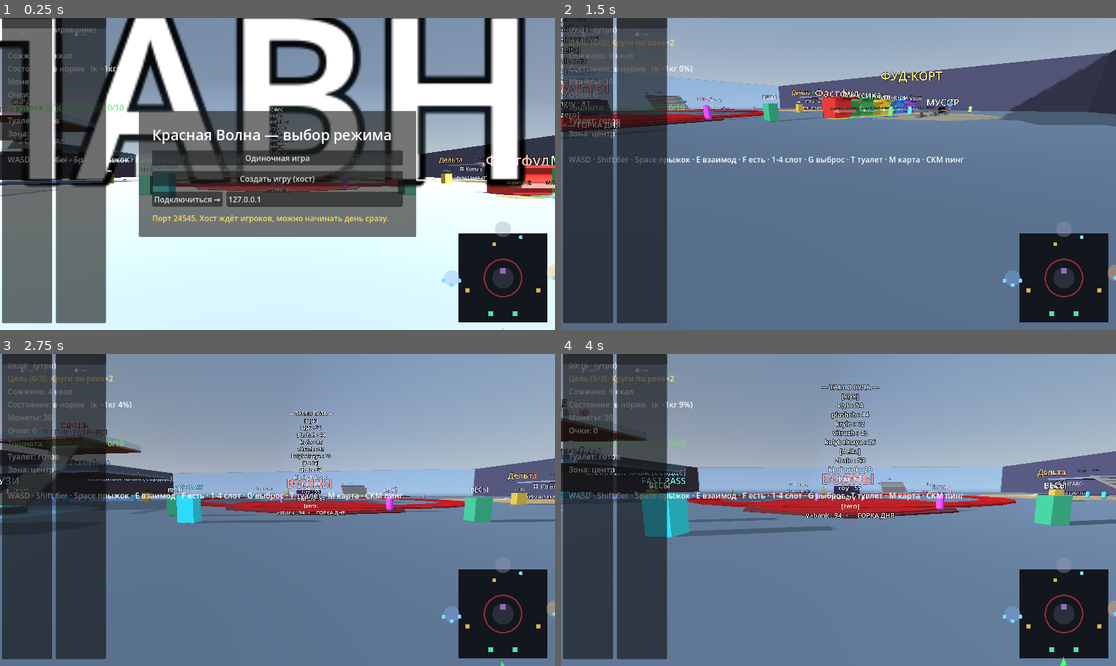
Above: before the commit, frames 1-4 (two rows, left to right).
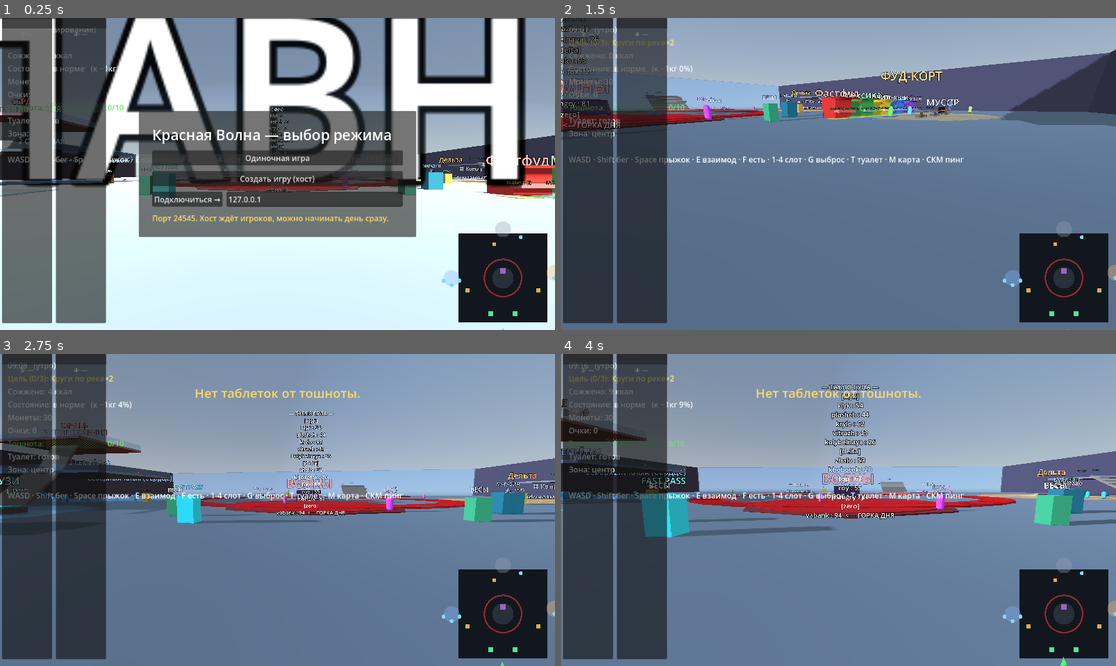
Above: after the commit, the same moments.

Repository: evangelipeep/Red-Wave
Game: Godot game, scene res://world/ParkGreybox.tscn
Same seed, same stepped clock (60 frames per second), same inputs: the game is played once before the commit and once after it. The project has no main scene, so this scene is started directly.
Inputs (mouse positions are in pixels of both pictures, inside the frame that each line leads up to):
- Up to frame 1 (0.25 s): no input
- Up to frame 2 (1.5 s): click "Одиночная игра" at 0.5 s; tap Enter (ui_accept) at 1.25 s; drag from (1066, 276) to (894, 105) at 1.27 s
- Up to frame 3 (2.75 s): move the mouse to (249, 510) at 2.02 s; hold W (move_forward) from 2.03 s (still down); right-click (249, 510) at 2.1 s; click (249, 510) at 2.17 s; tap Space (jump) at 2.27 s; tap H (use_pill, bound only after the commit) at 2.3 s
- Up to frame 4 (4 s): keep holding W (move_forward); move the mouse to (849, 503) at 2.77 s; hold H (use_pill, bound only after the commit) 2.78-3.53 s; click (849, 503) at 2.92 s; tap E (interact) at 3.05 s; move the mouse to (832, 516) at 3.52 s; tap F (eat_food) at 3.6 s; click (832, 516) at 3.67 s; tap Space (jump) at 3.77 s; right-click (832, 516) at 3.8 s

The runs differ from the first frame. In frame 1, 0.2% of the frame differs, in the area x 74-80%, y 46-56%; in frame 2, 0.2%; in frame 3, 0.8%, in the area x 35-100%, y 10-52%; in frame 4, 0.7%.

Commit message:
feat(items): магазин — таблетки от тошноты и пистолет-отталкиватель
ItemShopPOI у входа на фуд-корт + ItemShopOverlay (купить таблетку/
пистолет за монеты). Таблетка (H) — тошнота в 0. Пистолет (ПКМ) толкает
в конусе перед собой: NPC локально (apply_knock у NPCAgent/Visitor/
FoodPatron/Cleaner, группа knockable) и других игроков по сети
(CoopManager.push_players → rpc_id → _recv_knock у их клиента).
PlayerController: knockback-импульс, ввод H/ПКМ, _fire_gun (динамические
вызовы через .call/untyped — без конфликта резолва). HUD: таблетки/
пистолет. RunState: pills/has_gun + buy/use. Проверено: толчок NPC 4.65 м,
таблетка снимает тошноту.

Co-Authored-By: Claude Opus 4.8 <noreply@anthropic.com>

Diff:
--- a/autoload/GameConstants.gd
+++ b/autoload/GameConstants.gd
@@ -51,6 +51,14 @@
 const THRIFT_DIV: int = 2
 const THRIFT_CAP: int = 5
 
+# --- Предметы (магазин) ---
+const PILL_COST: int = 3        # таблетка от тошноты (тошнота → 0)
+const GUN_COST: int = 8         # пистолет-отталкиватель (разово)
+const GUN_RANGE: float = 9.0    # дальность толчка
+const GUN_CONE: float = 0.45    # ширина конуса (dot-порог)
+const GUN_FORCE: float = 14.0   # сила отталкивания
+const GUN_CD: float = 0.8       # перезарядка
+
 # --- Квесты ---
 const D_TARGET: float = 14.0
 const D_TOL: float = 2.0
--- a/autoload/RunState.gd
+++ b/autoload/RunState.gd
@@ -31,6 +31,10 @@
 var selected_slot: int = -1           # активный слот подноса (для еды/рук/выброса)
 
 const MAX_TRAYS := 4
+
+# --- Предметы ---
+var pills: int = 0                    # таблетки от тошноты
+var has_gun: bool = false             # куплен пистолет-отталкиватель
 var _legit_rides_since_block: int = 0
 var _zones_visited: Dictionary = {}  # для бонуса «первопроходец зоны»
 var _dizzy_decay_accum: float = 0.0
@@ -67,6 +71,8 @@
 	pending_orders.clear()
 	trays.clear()
 	selected_slot = -1
+	pills = 0
+	has_gun = false
 	_legit_rides_since_block = 0
 	_zones_visited.clear()
 	EventBus.dizziness_changed.emit(Net.local_id(), dizziness)
@@ -282,3 +288,36 @@
 		selected_slot = -1
 	else:
 		selected_slot = clampi(selected_slot, 0, trays.size() - 1)
+
+# --- Предметы: таблетки и пистолет (магазин ItemShopPOI). ---
+func buy_pill() -> bool:
+	if coins < GameConstants.PILL_COST:
+		EventBus.toast.emit("Не хватает монет на таблетку (нужно %d)." % GameConstants.PILL_COST)
+		return false
+	coins -= GameConstants.PILL_COST
+	pills += 1
+	EventBus.toast.emit("Куплена таблетка от тошноты (всего %d)." % pills)
+	return true
+
+func buy_gun() -> bool:
+	if has_gun:
+		EventBus.toast.emit("Пистолет уже куплен.")
+		return false
+	if coins < GameConstants.GUN_COST:
+		EventBus.toast.emit("Не хватает монет на пистолет (нужно %d)." % GameConstants.GUN_COST)
+		return false
+	coins -= GameConstants.GUN_COST
+	has_gun = true
+	EventBus.toast.emit("Куплен пистолет-отталкиватель! ПКМ — толкать.")
+	return true
+
+func use_pill() -> bool:
+	if pills <= 0:
+		EventBus.toast.emit("Нет таблеток от тошноты.")
+		return false
+	pills -= 1
+	dizziness = 0
+	dizziness_peak = maxi(dizziness_peak, 0)
+	EventBus.dizziness_changed.emit(Net.local_id(), 0)
+	EventBus.toast.emit("Таблетка: тошнота снята! (таблеток: %d)" % pills)
+	return true
--- a/player/PlayerController.gd
+++ b/player/PlayerController.gd
@@ -50,6 +50,8 @@
 var _map_open: bool = false # открыта карта M — управление заморожено (без паузы мира)
 var _ui_modal: bool = false # открыто модальное окно (меню лавки/диалог) — заморозка
 var _ping_cd: float = 0.0   # кулдаун пинга
+var _gun_cd: float = 0.0    # кулдаун пистолета
+var _knock: Vector3 = Vector3.ZERO   # импульс отталкивания (от пистолета)
 
 # Палитра цветов игроков для пингов/меток (MARKER_COLORS = 4).
 const PING_COLORS := [
@@ -141,6 +143,10 @@
 		_interact()
 	elif event.is_action_pressed("throw_food"):
 		_throw_food()
+	elif event.is_action_pressed("use_pill"):
+		RunState.use_pill()
+	elif event.is_action_pressed("fire_gun"):
+		_fire_gun()
 	elif event.is_action_pressed("toilet"):
 		if not WeightSystem.toilet():
 			EventBus.toast.emit("Туалет недоступен — раз в 3 часа (ещё %.1f ч)"
@@ -148,6 +154,37 @@
 	elif event.is_action_pressed("ping"):
 		_do_ping()
 
+# Пистолет-отталкиватель: толкает NPC (локально) и других игроков (по сети) перед собой.
+func _fire_gun() -> void:
+	if not RunState.has_gun or _gun_cd > 0.0:
+		return
+	_gun_cd = GameConstants.GUN_CD
+	var origin := global_position
+	var dir := -_cam.global_transform.basis.z
+	dir.y = 0.0
+	if dir.length() < 0.01:
+		return
+	dir = dir.normalized()
+	for n in get_tree().get_nodes_in_group("knockable"):
+		var body: Node3D = n
+		if body == self:
+			continue
+		var to := body.global_position - origin
+		to.y = 0.0
+		var d := to.length()
+		if d > GameConstants.GUN_RANGE or d < 0.1:
+			continue
+		if dir.dot(to / d) < GameConstants.GUN_CONE:
+			continue
+		body.call("apply_knock", to.normalized() * GameConstants.GUN_FORCE + Vector3(0, 5, 0))
+	var coop = get_tree().get_first_node_in_group("coop")   # untyped → динамический вызов
+	if coop != null:
+		coop.push_players(origin, dir, GameConstants.GUN_RANGE, GameConstants.GUN_CONE, GameConstants.GUN_FORCE)
+
+# Получить толчок (от чужого пистолета по сети или локально).
+func apply_knock(v: Vector3) -> void:
+	_knock = v
+
 # Взаимодействие (E): заказать/забрать у лавки, подобрать выброшенную еду.
 # Логику лавок/еды подключит этап 3 (StallPOI/выброшенная еда сами слушают присутствие).
 func _interact() -> void:
@@ -162,10 +199,19 @@
 func _physics_process(delta: float) -> void:
 	if _ping_cd > 0.0:
 		_ping_cd -= delta
+	if _gun_cd > 0.0:
+		_gun_cd -= delta
 	if not _active or _map_open or _ui_modal:
 		return          # планирование/карта/меню — игрок заморожен (мир продолжает идти)
 	if riding:
 		return          # позицию задаёт SlideRail через ride_to()
+	if _knock.length() > 0.3:   # отбрасывание пистолетом
+		velocity = _knock
+		if not is_on_floor():
+			velocity.y -= _gravity * delta
+		move_and_slide()
+		_knock = _knock.move_toward(Vector3.ZERO, delta * 18.0)
+		return
 	if swimming:
 		_swim(delta)
 	else:
@@ -370,9 +416,11 @@
 	_add_key("inv_2", KEY_2)
 	_add_key("inv_3", KEY_3)
 	_add_key("inv_4", KEY_4)
+	_add_key("use_pill", KEY_H)       # таблетка от тошноты
 	_add_key("toilet", KEY_T)
 	_add_key("map", KEY_M)
 	_add_mouse("ping", MOUSE_BUTTON_MIDDLE)
+	_add_mouse("fire_gun", MOUSE_BUTTON_RIGHT)   # пистолет-отталкиватель
 
 func _add_mouse(action: String, button: MouseButton) -> void:
 	if not InputMap.has_action(action):
--- a/systems/net/CoopManager.gd
+++ b/systems/net/CoopManager.gd
@@ -172,3 +172,24 @@
 	if _avatars.has(id):
 		(_avatars[id] as Node).queue_free()
 		_avatars.erase(id)
+
+# --- Пистолет: толкнуть других игроков (по их аватарам шлём импульс их клиентам). ---
+func push_players(origin: Vector3, dir: Vector3, reach: float, cone: float, force: float) -> void:
+	if not Net.is_online():
+		return
+	for id in _avatars:
+		var av := _avatars[id] as Node3D
+		var to := av.global_position - origin
+		to.y = 0.0
+		var d := to.length()
+		if d > reach or d < 0.1:
+			continue
+		if dir.dot(to / d) < cone:
+			continue
+		rpc_id(int(id), "_recv_knock", to.normalized() * force + Vector3(0, 5, 0))
+
+@rpc("any_peer", "reliable", "call_remote")
+func _recv_knock(impulse: Vector3) -> void:
+	var p = get_tree().get_first_node_in_group("player")   # untyped → динамический вызов
+	if p != null:
+		p.apply_knock(impulse)
--- a/systems/npc/Cleaner.gd
+++ b/systems/npc/Cleaner.gd
@@ -13,9 +13,14 @@
 var _stuck_t: float = 0.0
 var _grav: float = ProjectSettings.get_setting("physics/3d/default_gravity", 18.0)
 var _nav: NavigationAgent3D
+var _knock: Vector3 = Vector3.ZERO
+
+func apply_knock(v: Vector3) -> void:
+	_knock = v
 
 func _ready() -> void:
 	add_to_group("cleaner")
+	add_to_group("knockable")
 	var cap := CapsuleShape3D.new()
 	cap.radius = 0.34
 	cap.height = 1.7
@@ -48,6 +53,12 @@
 	add_child(_nav)
 
 func _physics_process(delta: float) -> void:
+	if _knock.length() > 0.3:
+		velocity = _knock
+		velocity.y = (velocity.y - _grav * delta) if not is_on_floor() else 0.0
+		move_and_slide()
+		_knock = _knock.move_toward(Vector3.ZERO, delta * 18.0)
+		return
 	if _home == Vector3.ZERO:
 		_home = _find_home()
 	if _target == null or not is_instance_valid(_target):
--- a/systems/npc/FoodPatron.gd
+++ b/systems/npc/FoodPatron.gd
@@ -19,9 +19,14 @@
 var _stuck_t: float = 0.0
 var _grav: float = ProjectSettings.get_setting("physics/3d/default_gravity", 18.0)
 var _nav: NavigationAgent3D
+var _knock: Vector3 = Vector3.ZERO
+
+func apply_knock(v: Vector3) -> void:
+	_knock = v
 
 func _ready() -> void:
 	add_to_group("food_patron")
+	add_to_group("knockable")
 	var cap := CapsuleShape3D.new()
 	cap.radius = 0.32
 	cap.height = 1.6
@@ -56,6 +61,12 @@
 	_stuck_t = 0.0
 
 func _physics_process(delta: float) -> void:
+	if _knock.length() > 0.3:
+		velocity = _knock
+		velocity.y = (velocity.y - _grav * delta) if not is_on_floor() else 0.0
+		move_and_slide()
+		_knock = _knock.move_toward(Vector3.ZERO, delta * 18.0)
+		return
 	if stall == null or not is_instance_valid(stall):
 		queue_free()
 		return
--- a/systems/npc/NPCAgent.gd
+++ b/systems/npc/NPCAgent.gd
@@ -25,8 +25,13 @@
 var _grav: float = ProjectSettings.get_setting("physics/3d/default_gravity", 18.0)
 var _col: CollisionShape3D
 var _nav: NavigationAgent3D
+var _knock: Vector3 = Vector3.ZERO
+
+func apply_knock(v: Vector3) -> void:
+	_knock = v
 
 func _ready() -> void:
+	add_to_group("knockable")
 	var cap := CapsuleShape3D.new()
 	cap.radius = 0.35
 	cap.height = 1.7
@@ -67,6 +72,12 @@
 		_: return Color(0.6, 0.9, 0.5)                 # расслабленный — зелёный
 
 func _physics_process(delta: float) -> void:
+	if _knock.length() > 0.3 and state != St.RIDING and state != St.EXIT:
+		velocity = _knock
+		velocity.y = (velocity.y - _grav * delta) if not is_on_floor() else 0.0
+		move_and_slide()
+		_knock = _knock.move_toward(Vector3.ZERO, delta * 18.0)
+		return
 	if slide == null:
 		return
 	match state:
--- a/systems/npc/Visitor.gd
+++ b/systems/npc/Visitor.gd
@@ -10,8 +10,13 @@
 var _stuck_t: float = 0.0
 var _grav: float = ProjectSettings.get_setting("physics/3d/default_gravity", 18.0)
 var _nav: NavigationAgent3D
+var _knock: Vector3 = Vector3.ZERO
+
+func apply_knock(v: Vector3) -> void:
+	_knock = v
 
 func _ready() -> void:
+	add_to_group("knockable")
 	var cap := CapsuleShape3D.new()
 	cap.radius = 0.35
 	cap.height = 1.7
@@ -46,6 +51,12 @@
 	_stuck_t = 0.0
 
 func _physics_process(delta: float) -> void:
+	if _knock.length() > 0.3:
+		velocity = _knock
+		velocity.y = (velocity.y - _grav * delta) if not is_on_floor() else 0.0
+		move_and_slide()
+		_knock = _knock.move_toward(Vector3.ZERO, delta * 18.0)
+		return
 	_nav.target_position = _target
 	var next := _nav.get_next_path_position()
 	var flat := Vector3(next.x - global_position.x, 0.0, next.z - global_position.z)
--- /dev/null
+++ b/systems/poi/ItemShopPOI.gd
@@ -0,0 +1,55 @@
+extends Area3D
+class_name ItemShopPOI
+## Магазин предметов: подойди, нажми E — откроется меню покупки
+## (таблетки от тошноты, пистолет-отталкиватель).
+
+var _inside: bool = false
+
+func _ready() -> void:
+	add_to_group("poi_itemshop")
+	var cs := CollisionShape3D.new()
+	var box := BoxShape3D.new()
+	box.size = Vector3(3.5, 3, 3.5)
+	cs.shape = box
+	cs.position = Vector3(0, 1.5, 0)
+	add_child(cs)
+	var kiosk := CSGBox3D.new()
+	kiosk.size = Vector3(2.0, 2.4, 1.6)
+	kiosk.position = Vector3(0, 1.2, 0)
+	kiosk.use_collision = true
+	kiosk.material = _mat(Color(0.2, 0.5, 0.55))
+	kiosk.add_to_group("navsource")
+	add_child(kiosk)
+	var label := Label3D.new()
+	label.text = "МАГАЗИН\n(E)"
+	label.billboard = BaseMaterial3D.BILLBOARD_ENABLED
+	label.font_size = 44
+	label.pixel_size = 0.012
+	label.outline_size = 10
+	label.modulate = Color(0.6, 0.9, 0.95)
+	label.position = Vector3(0, 3.0, 0)
+	add_child(label)
+	body_entered.connect(_on_enter)
+	body_exited.connect(_on_exit)
+	EventBus.interact_pressed.connect(_on_interact)
+
+func _on_enter(b: Node3D) -> void:
+	if b is PlayerController:
+		_inside = true
+		EventBus.toast.emit("Магазин: нажми E — таблетки и пистолет.")
+
+func _on_exit(b: Node3D) -> void:
+	if b is PlayerController:
+		_inside = false
+
+func _on_interact() -> void:
+	if not _inside:
+		return
+	var m = get_tree().get_first_node_in_group("item_shop_menu")
+	if m != null:
+		m.open()
+
+func _mat(c: Color) -> StandardMaterial3D:
+	var m := StandardMaterial3D.new()
+	m.albedo_color = c
+	return m
--- a/ui/HUD.gd
+++ b/ui/HUD.gd
@@ -23,6 +23,7 @@
 var _slots: Array = []        # [{panel, swatch, label}] ×4
 var _buzz: Array = []         # [{chip, dot, label}] ×5
 var _buffs_label: Label
+var _items_label: Label
 
 func _ready() -> void:
 	_toast.text = ""
@@ -175,6 +176,11 @@
 	_buffs_label.modulate = Color(0.6, 1.0, 0.8)
 	$VBox.add_child(_buffs_label)
 
+	_items_label = Label.new()
+	_items_label.add_theme_font_size_override("font_size", 15)
+	_items_label.modulate = Color(0.7, 0.9, 1.0)
+	$VBox.add_child(_items_label)
+
 func _update_food_ui() -> void:
 	for i in 4:
 		var s: Dictionary = _slots[i]
@@ -207,6 +213,11 @@
 		parts.append(_buff_ru(e))
 	_buffs_label.text = ("Эффекты: " + ", ".join(parts)) if not parts.is_empty() else ""
 
+	var gun := "пистолет (ПКМ)" if RunState.has_gun else ""
+	var pill := "таблетки: %d (H)" % RunState.pills if RunState.pills > 0 else ""
+	var items := " · ".join(([pill, gun] as Array).filter(func(s): return s != ""))
+	_items_label.text = ("Предметы: " + items) if items != "" else ""
+
 func _buff_ru(e: Dictionary) -> String:
 	var names := {
 		"caffeine": "Кофеин ×2", "heavy": "Тяжесть ×0.8",
--- /dev/null
+++ b/ui/ItemShopOverlay.gd
@@ -0,0 +1,77 @@
+extends CanvasLayer
+## Меню магазина предметов: купить таблетку от тошноты / пистолет-отталкиватель.
+## Замораживает игрока (ui_modal). Открывает ItemShopPOI._on_interact.
+
+func _ready() -> void:
+	add_to_group("item_shop_menu")
+	visible = false
+
+func open() -> void:
+	_build()
+	visible = true
+	EventBus.ui_modal.emit(true)
+	Input.mouse_mode = Input.MOUSE_MODE_VISIBLE
+
+func _close() -> void:
+	visible = false
+	EventBus.ui_modal.emit(false)
+	Input.mouse_mode = Input.MOUSE_MODE_CAPTURED
+
+func _unhandled_input(event: InputEvent) -> void:
+	if visible and event.is_action_pressed("ui_cancel"):
+		_close()
+		get_viewport().set_input_as_handled()
+
+func _build() -> void:
+	for c in get_children():
+		remove_child(c)
+		c.queue_free()
+	var center := CenterContainer.new()
+	center.set_anchors_preset(Control.PRESET_FULL_RECT)
+	add_child(center)
+	var panel := PanelContainer.new()
+	center.add_child(panel)
+	var margin := MarginContainer.new()
+	for side in ["left", "top", "right", "bottom"]:
+		margin.add_theme_constant_override("margin_" + side, 26)
+	panel.add_child(margin)
+	var v := VBoxContainer.new()
+	v.custom_minimum_size = Vector2(460, 0)
+	v.add_theme_constant_override("separation", 10)
+	margin.add_child(v)
+
+	var title := Label.new()
+	title.add_theme_font_size_override("font_size", 28)
+	title.modulate = Color(0.6, 0.9, 0.95)
+	title.text = "Магазин предметов"
+	v.add_child(title)
+
+	var status := Label.new()
+	status.modulate = Color(1, 0.9, 0.4)
+	status.text = "Монеты: %d   ·   Таблетки: %d   ·   Пистолет: %s" % [
+		RunState.coins, RunState.pills, ("есть" if RunState.has_gun else "нет")]
+	v.add_child(status)
+
+	var b_pill := Button.new()
+	b_pill.text = "Таблетка от тошноты (%d мон.) — снимает тошноту в 0" % GameConstants.PILL_COST
+	b_pill.pressed.connect(_buy_pill)
+	v.add_child(b_pill)
+
+	var b_gun := Button.new()
+	b_gun.text = "Пистолет-отталкиватель (%d мон.) — толкать игроков/NPC (ПКМ)" % GameConstants.GUN_COST
+	b_gun.disabled = RunState.has_gun
+	b_gun.pressed.connect(_buy_gun)
+	v.add_child(b_gun)
+
+	var b_close := Button.new()
+	b_close.text = "Закрыть (Esc)"
+	b_close.pressed.connect(_close)
+	v.add_child(b_close)
+
+func _buy_pill() -> void:
+	RunState.buy_pill()
+	_build()
+
+func _buy_gun() -> void:
+	RunState.buy_gun()
+	_build()
--- /dev/null
+++ b/ui/ItemShopOverlay.tscn
@@ -0,0 +1,7 @@
+[gd_scene load_steps=2 format=3 uid="uid://drwitemshop001"]
+
+[ext_resource type="Script" path="res://ui/ItemShopOverlay.gd" id="1"]
+
+[node name="ItemShopOverlay" type="CanvasLayer"]
+layer = 6
+script = ExtResource("1")
--- a/world/ParkBuilder.gd
+++ b/world/ParkBuilder.gd
@@ -66,6 +66,9 @@
 	_build_theater(Vector3(0, 0, -8))
 	_build_food_court()
 	_build_spa()
+	var itemshop := ItemShopPOI.new()
+	itemshop.position = Vector3(22, 0, 33)   # у входа на фуд-корт
+	add_child(itemshop)
 
 func _build_shop(shop_id: String, pos: Vector3) -> void:
 	var s := ShopPOI.new()
--- a/world/ParkGreybox.tscn
+++ b/world/ParkGreybox.tscn
@@ -5,6 +5,7 @@
 [ext_resource type="PackedScene" path="res://ui/StallMenuOverlay.tscn" id="15"]
 [ext_resource type="PackedScene" path="res://ui/ConfirmDialog.tscn" id="16"]
 [ext_resource type="Script" path="res://systems/poi/FoodCourtManager.gd" id="17"]
+[ext_resource type="PackedScene" path="res://ui/ItemShopOverlay.tscn" id="18"]
 [ext_resource type="Script" path="res://world/Lighting.gd" id="2"]
 [ext_resource type="Script" path="res://world/ParkBuilder.gd" id="3"]
 [ext_resource type="PackedScene" path="res://player/Player.tscn" id="4"]
@@ -87,3 +88,5 @@
 
 [node name="FoodCourtManager" type="Node" parent="."]
 script = ExtResource("17")
+
+[node name="ItemShopOverlay" parent="." instance=ExtResource("18")]
Not shown, added: systems/poi/ItemShopPOI.gd.uid
Not shown, added: ui/ItemShopOverlay.gd.uid
